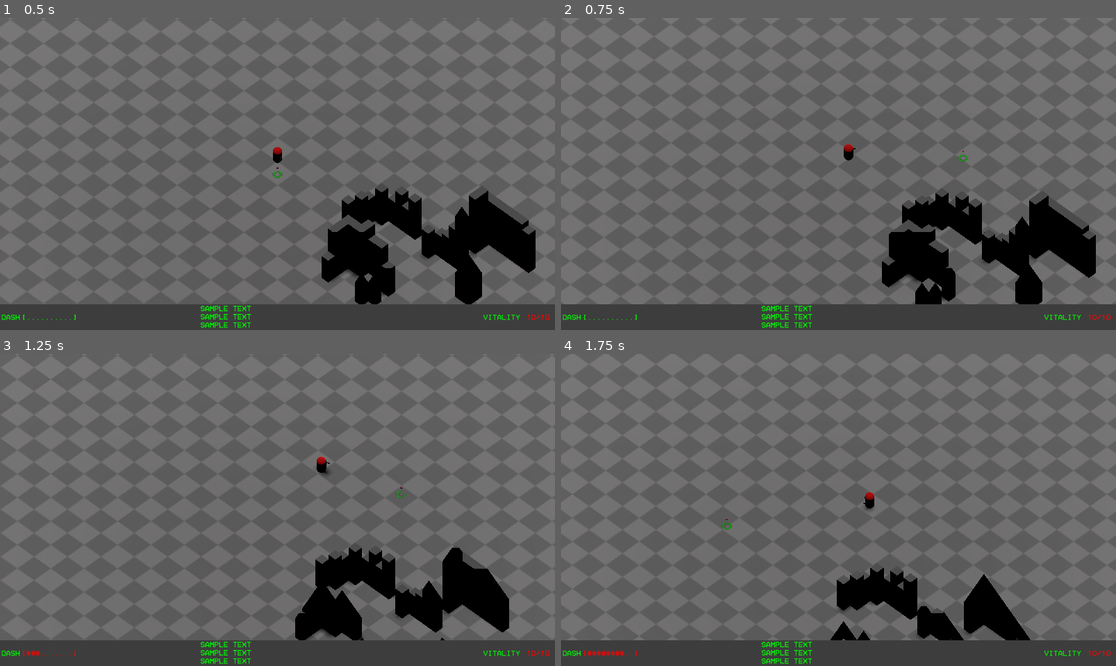
Above: before the commit, frames 1-4 (two rows, left to right).
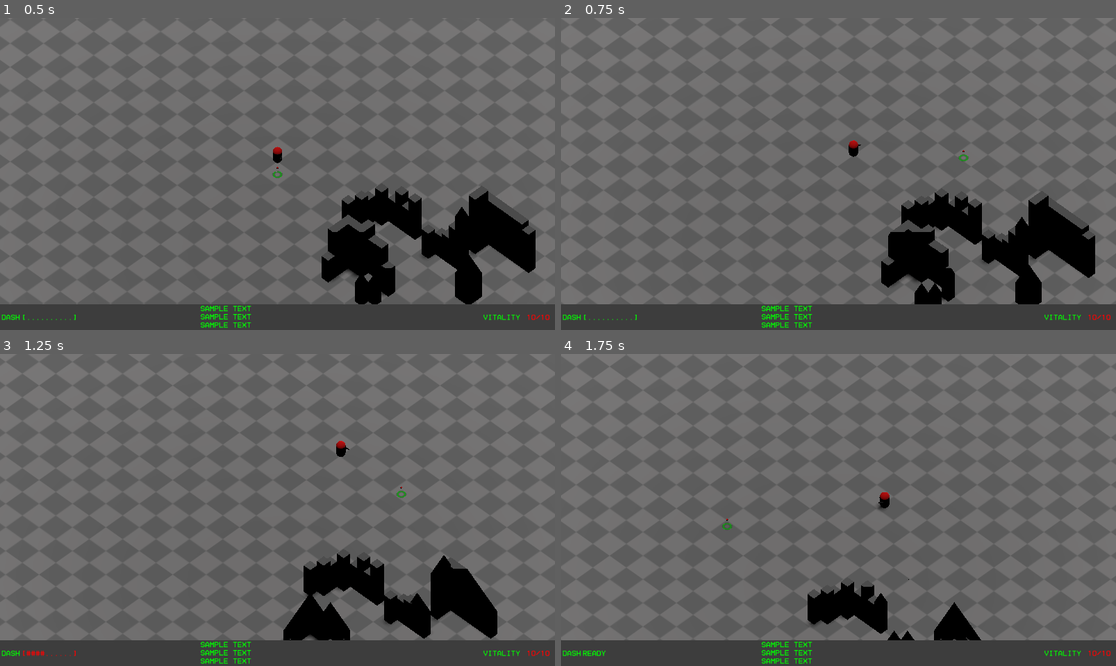
Above: after the commit, the same moments.

Repository: saladwithgrass/hyperdeath
Game: Godot game, scene res://levels/test_level/test_level.tscn
The game is run twice, just before and just after one commit, with the same random seed, the same clock (stepped at 60 frames per second) and the same inputs.
Inputs (mouse positions are in pixels of both pictures, inside the frame that each line leads up to):
- Up to frame 1 (0.5 s): no input
- Up to frame 2 (0.75 s): move the mouse to (960, 158) at 0.52 s; hold D (right) from 0.53 s (still down); tap F (F) at 0.6 s
- Up to frame 3 (1.25 s): keep holding D (right); tap Shift (shift) at 0.8 s
- Up to frame 4 (1.75 s): move the mouse to (727, 525) at 1.27 s; release D (right) at 1.28 s; hold S (backward) from 1.28 s (still down); tap Shift (shift) at 1.35 s; tap F (F) at 1.55 s

Frame 1 is identical in both runs. In frame 2, 0.4% of the frame differs, in the area x 50-97%, y 39-92%; in frame 3, 4.2%; in frame 4, 4.6%, in the area x 3-85%, y 44-97%.

Commit message:
added global event logger

Diff:
--- a/enemies/dummy/dummy.gd
+++ b/enemies/dummy/dummy.gd
@@ -2,11 +2,9 @@
 
 var player
 
-func _ready():
-	player = get_tree().get_nodes_in_group("player_group")[0]
-
 func deal_damage(damage):
-	player.damage_log("dummy", damage)
+	super.deal_damage(damage)
+	health = max_health
 
 func kill():
 	pass
--- a/enemies/melee_enemy/melee_enemy.gd
+++ b/enemies/melee_enemy/melee_enemy.gd
@@ -1,11 +1,9 @@
 extends Killable
-
+class_name MeleeEnemy
 # this one is faster than player
 # always knows where the player is
 @onready var nav_agent = $navigation_agent
 # just runs and fucks shit up
-
-@onready var health_display = $health_display
 
 const melee_cd = 0.8 # s
 var is_melee_on_cd:bool = false
@@ -17,21 +15,15 @@
 var melee_damage = 3
 const melee_reach = 1.4 # m
 
-const speed = 10
+const speed = 14
 var target
 
 const gravity = Globals.g
 
-func deal_damage(damage):
-	health -= damage
-	if (health <= 0):
-		kill()
-	health_display.update_display(health)
-
 func _ready():
+	super._ready()
 	max_health = 5
 	health = max_health
-	health_display.max_health = max_health
 	nav_agent.path_desired_distance = 0.5
 	nav_agent.target_desired_distance = melee_reach
 	$rig/melee_hitbox/melee_col.scale = Vector3(melee_reach, 1, 1)
--- a/enemies/melee_enemy/melee_enemy.tscn
+++ b/enemies/melee_enemy/melee_enemy.tscn
@@ -1,7 +1,6 @@
-[gd_scene load_steps=9 format=3 uid="uid://4s1bmn1wis06"]
+[gd_scene load_steps=8 format=3 uid="uid://4s1bmn1wis06"]
 
 [ext_resource type="Script" path="res://enemies/melee_enemy/melee_enemy.gd" id="1_ss501"]
-[ext_resource type="PackedScene" uid="uid://cvcf843n4wy3r" path="res://misc_objects/health_display/health_display.tscn" id="2_max82"]
 
 [sub_resource type="CapsuleShape3D" id="CapsuleShape3D_rige0"]
 
@@ -57,9 +56,6 @@
 
 [node name="navigation_agent" type="NavigationAgent3D" parent="."]
 
-[node name="health_display" parent="." instance=ExtResource("2_max82")]
-transform = Transform3D(-1, 0, 5.96046e-08, 0, 1, 0, -5.96046e-08, 0, -1, 0, 1.0151, 0)
-
 [node name="melee_timer" type="Timer" parent="."]
 one_shot = true
 
--- a/global_stuff/delta_timer.gd
+++ /dev/null
@@ -1,14 +0,0 @@
-class_name DeltaTimer
-var time_elapsed
-var to_call:Callable
-
-func _init(to_call_init):
-		to_call = to_call_init
-
-func check(delta = 0):
-		time_elapsed -= delta
-		if (time_elapsed <= 0):
-			to_call.call()
-
-func start(time_init):
-	time_elapsed = time_init
--- a/global_stuff/global_defs.gd
+++ b/global_stuff/global_defs.gd
@@ -4,12 +4,12 @@
 
 # player params
 #movement
-const player_speed = 8 # m/s
+const player_speed = 12 # m/s
 const player_jump_velocity = 4.5; # m/s
 const player_dash_duration = 0.1 # s
-const player_dash_distance = 5 # m
+const player_dash_distance = 7 # m
 const player_dash_velocity = player_dash_distance / player_dash_duration
-const player_dash_cd = 1 # s
+const player_dash_cd = 0.7 # s
 # health
 const player_health = 10
 # melee
--- a/global_stuff/killable.gd
+++ b/global_stuff/killable.gd
@@ -5,17 +5,24 @@
 var health:int
 var is_being_parried:bool = false
 
+signal taken_damage(name:String, damage:int)
+signal was_killed(name:String)
+
 func _ready():
-	pass
+	var logger:EventLogger = get_tree().get_first_node_in_group('Logger')
+	connect('taken_damage', logger.new_damage_message)
+	connect('was_killed', logger.new_kill_message)
 
 func set_target(new_target):
 	pass
 
 func deal_damage(damage:int):
-
+	taken_damage.emit(name, damage)
 	health -= damage
 	if (health <= 0):
 		kill()
 
 func kill():
+	print(name)
+	was_killed.emit(name)
 	queue_free()
--- /dev/null
+++ b/global_stuff/logger.gd
@@ -0,0 +1,31 @@
+extends Control
+class_name EventLogger
+
+var entries:Array[String] = []
+
+@export var max_entries = 100
+@export var kill_msg_template:String = "%s was killed"
+@export var damage_msg_template:String = "%s was damaged for %d"
+signal player_log(msg:String)
+
+# Called when the node enters the scene tree for the first time.
+func _ready() -> void:
+	pass # Replace with function body.
+
+func new_entry(msg:String):
+	if entries.size() == max_entries:
+		entries.remove_at(0)
+	entries.append(msg)
+	print('logged ', msg)
+
+func new_kill_message(who:String):
+	who = who.replace('_', ' ')
+	var msg = kill_msg_template % who
+	player_log.emit(msg)
+	new_entry(msg)
+
+func new_damage_message(who:String, damage:int):
+	who = who.replace('_', ' ')
+	var msg = damage_msg_template % [who, damage]
+	player_log.emit(msg)
+	new_entry(msg)
--- /dev/null
+++ b/global_stuff/logger.tscn
@@ -0,0 +1,8 @@
+[gd_scene load_steps=2 format=3 uid="uid://dx8nblqhvnwau"]
+
+[ext_resource type="Script" path="res://global_stuff/logger.gd" id="1_kihbp"]
+
+[node name="logger" type="Control"]
+layout_mode = 3
+anchors_preset = 0
+script = ExtResource("1_kihbp")
--- a/levels/test_level/test_level.gd
+++ b/levels/test_level/test_level.gd
@@ -1,10 +1,19 @@
 extends Node3D
-
+class_name LevelScene
 
 # Called when the node enters the scene tree for the first time.
 func _ready() -> void:
 	get_window().grab_focus()
 
+func _input(event: InputEvent) -> void:
+	if event.is_action_pressed('toggle_fullscreen'):
+		var cur_mode = DisplayServer.window_get_mode()
+		if cur_mode == DisplayServer.WINDOW_MODE_WINDOWED:
+			DisplayServer.window_set_mode(DisplayServer.WINDOW_MODE_FULLSCREEN)
+		elif cur_mode == DisplayServer.WINDOW_MODE_FULLSCREEN:
+			DisplayServer.window_set_mode(DisplayServer.WINDOW_MODE_WINDOWED)
+		else:
+			print('UNKNOWN WINDOW MODE')
 
 # Called every frame. 'delta' is the elapsed time since the previous frame.
 func _process(delta: float) -> void:
--- a/player/main_hud/player_hud.gd
+++ b/player/main_hud/player_hud.gd
@@ -24,14 +24,6 @@
 const dash_indicator_symbols_amount = 10
 
 @onready var health_indicator = $background/health_status
-
-func damage_log(who:String, damage:int):
-	var new_line = who + " was damaged for " + str(damage)
-	update_log(new_line)
-
-func kill_log(who:String):
-	var new_line = who + " was killed"
-	update_log(new_line)
 
 func update_log(new_line:String):
 	log_lines[2].text = log_lines[1].text
@@ -87,3 +79,6 @@
 
 func _on_vitality_timer_timeout() -> void:
 	health_indicator.label_settings.font_color = Color.GREEN
+
+func _on_logger_player_log(msg: String) -> void:
+	update_log(msg)
--- a/player/main_hud/player_hud.tscn
+++ b/player/main_hud/player_hud.tscn
@@ -1,8 +1,9 @@
-[gd_scene load_steps=11 format=3 uid="uid://bhwitv71nor4g"]
+[gd_scene load_steps=12 format=3 uid="uid://bhwitv71nor4g"]
 
 [ext_resource type="Script" path="res://player/main_hud/player_hud.gd" id="1_g548d"]
 [ext_resource type="FontFile" uid="uid://bj7d61dymsjdn" path="res://assets/fonts/HomeVideo-BLG6G.ttf" id="2_yva1j"]
 [ext_resource type="LabelSettings" uid="uid://dmsw0foi21e0n" path="res://assets/fonts/red_player_ui.tres" id="3_ykr26"]
+[ext_resource type="PackedScene" uid="uid://dx8nblqhvnwau" path="res://global_stuff/logger.tscn" id="4_7yr5u"]
 
 [sub_resource type="Theme" id="Theme_mjrm6"]
 default_font = ExtResource("2_yva1j")
@@ -25,7 +26,7 @@
 [sub_resource type="LabelSettings" id="LabelSettings_810bs"]
 font_color = Color(0, 1, 0, 1)
 
-[node name="Control" type="Control"]
+[node name="player_hud" type="Control"]
 process_mode = 3
 top_level = true
 layout_mode = 3
@@ -157,8 +158,11 @@
 wait_time = 0.15
 one_shot = true
 
+[node name="logger" parent="." groups=["Logger"] instance=ExtResource("4_7yr5u")]
+
 [connection signal="timeout" from="flash_timer" to="." method="_on_flash_timer_timeout"]
 [connection signal="timeout" from="log_line_timer1" to="." method="_on_log_line_timer_1_timeout"]
 [connection signal="timeout" from="log_line_timer2" to="." method="_on_log_line_timer_2_timeout"]
 [connection signal="timeout" from="log_line_timer3" to="." method="_on_log_line_timer_3_timeout"]
 [connection signal="timeout" from="vitality_timer" to="." method="_on_vitality_timer_timeout"]
+[connection signal="player_log" from="logger" to="." method="_on_logger_player_log"]
--- a/player/player.gd
+++ b/player/player.gd
@@ -273,12 +273,6 @@
 			main_hud.screen_flash_start()
 			area.owner.deal_damage(melee_damage*2)
 
-func damage_log(who:String, damage:int):
-	main_hud.damage_log(who, damage)
-
-func kill_log(who:String):
-	main_hud.kill_log(who)
-
 func _on_visibility_checker_screen_entered() -> void:
 	entered_screen.emit()
 
--- a/project.godot
+++ b/project.godot
@@ -22,6 +22,11 @@
 [dotnet]
 
 project/assembly_name="Hyperdeath"
+
+[global_group]
+
+LevelScenes="A group that contains one node that is responsible for the level"
+Logger="Group for logging in-game actions"
 
 [input]
 
@@ -125,6 +130,11 @@
 "events": [Object(InputEventKey,"resource_local_to_scene":false,"resource_name":"","device":-1,"window_id":0,"alt_press …(196 unchanged characters)…
 ]
 }
+toggle_fullscreen={
+"deadzone": 0.5,
+"events": [Object(InputEventKey,"resource_local_to_scene":false,"resource_name":"","device":-1,"window_id":0,"alt_pressed":false,"shift_pressed":false,"ctrl_pressed":false,"meta_pressed":false,"pressed":false,"keycode":0,"physical_keycode":4194336,"key_label":0,"unicode":0,"location":0,"echo":false,"script":null)
+]
+}
 
 [layer_names]
 
